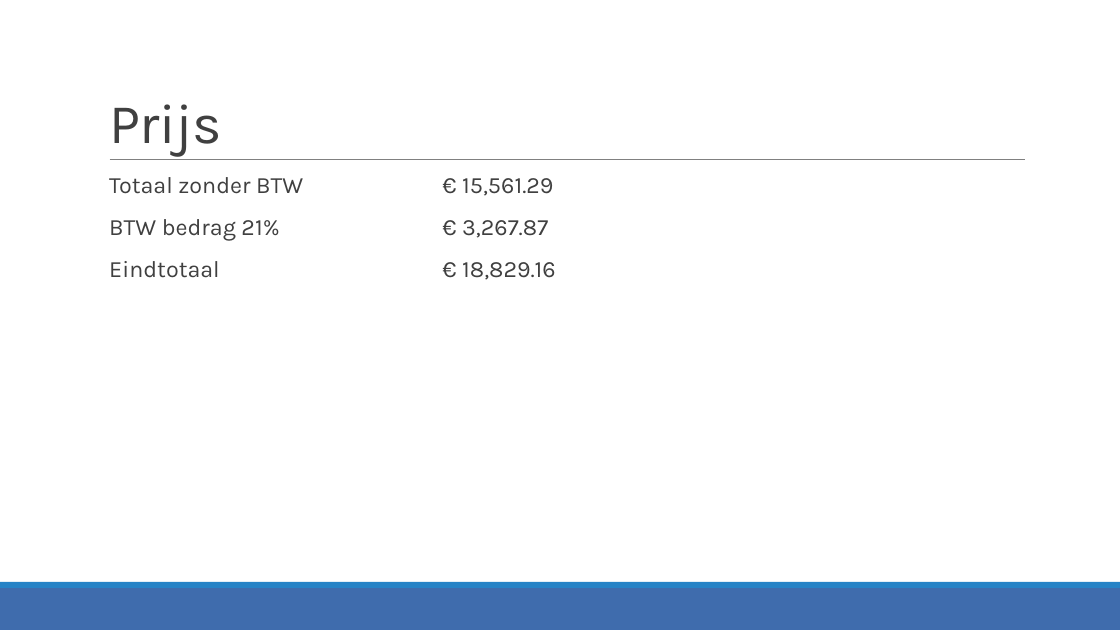
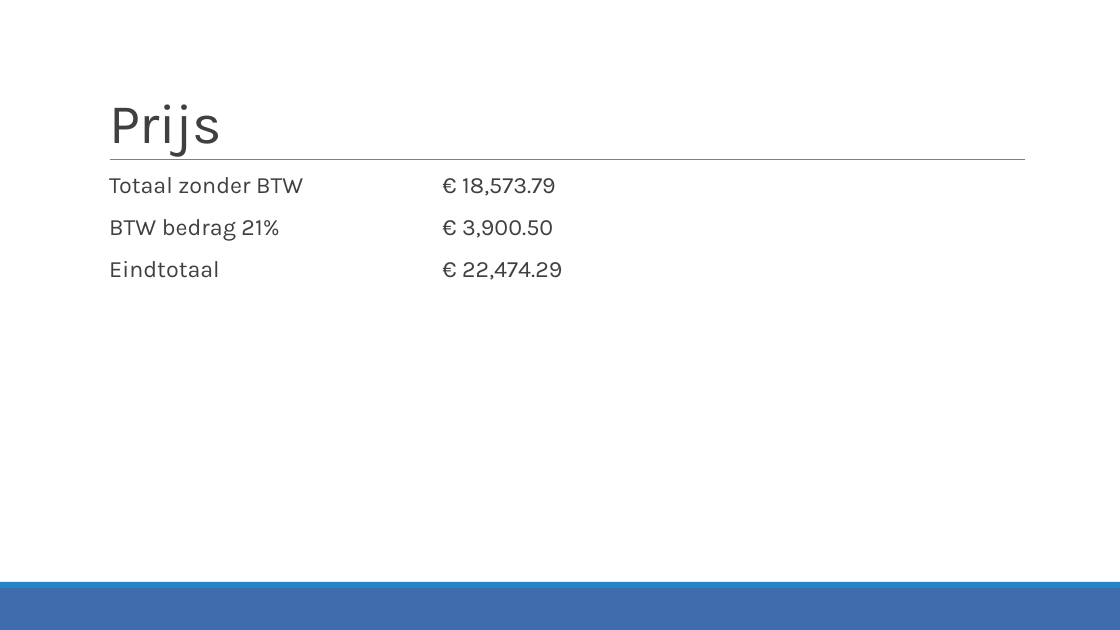
Before and after one commit to JensVL/projecten2, a slide deck: slide 35 of opdracht03/G24/Voorstelling G24.pptx. Drawn at 1120x630 pixels with LibreOffice and Linux fonts; fonts in the diff are those of the drawing. Boxes give left, top, right and bottom in pixels: in the first picture for what was removed or moved away, otherwise in the second. Text is boxed around its words. In the diff, an @@ line names an element or a change of style, - is before the commit and + after.

```diff
--- a/opdracht03/G24/Voorstelling G24.pptx
+++ b/opdracht03/G24/Voorstelling G24.pptx
@@ text at (x1=109, y1=177, x2=562, y2=280): text changed @@
-  Totaal zonder BTW € 15,561.29
-  BTW bedrag 21% € 3,267.87
-  Eindtotaal € 18,829.16
+  Totaal zonder BTW € 18,573.79
+  BTW bedrag 21% € 3,900.50
+  Eindtotaal € 22,474.29
```
Also in this commit, not shown: 2 other slides changed, 1 slide added, 1 slide removed, 8 other files.
